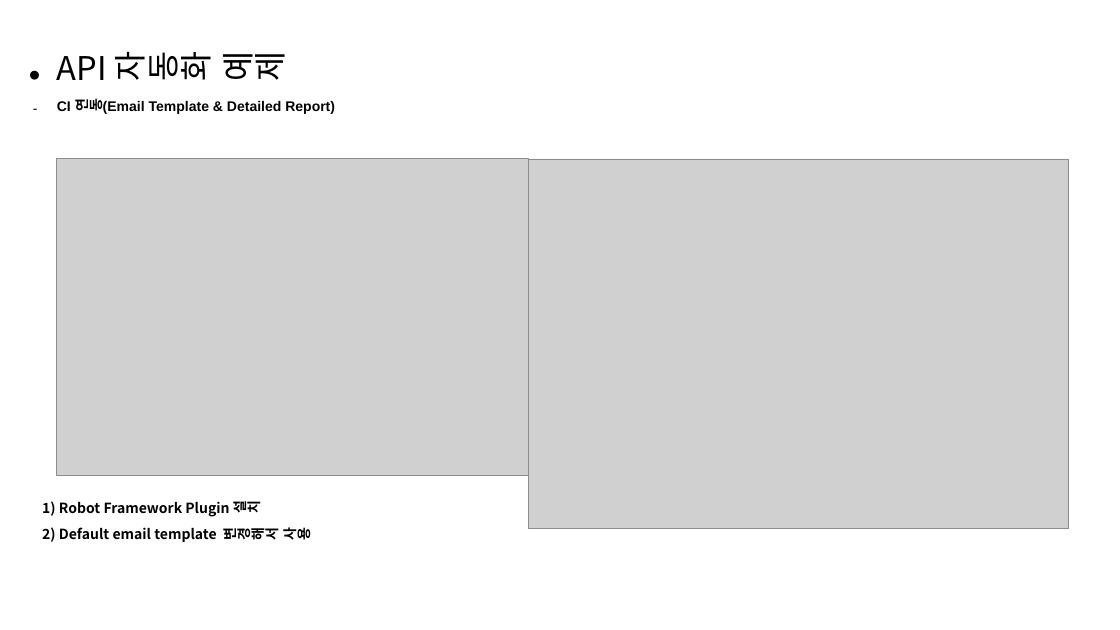
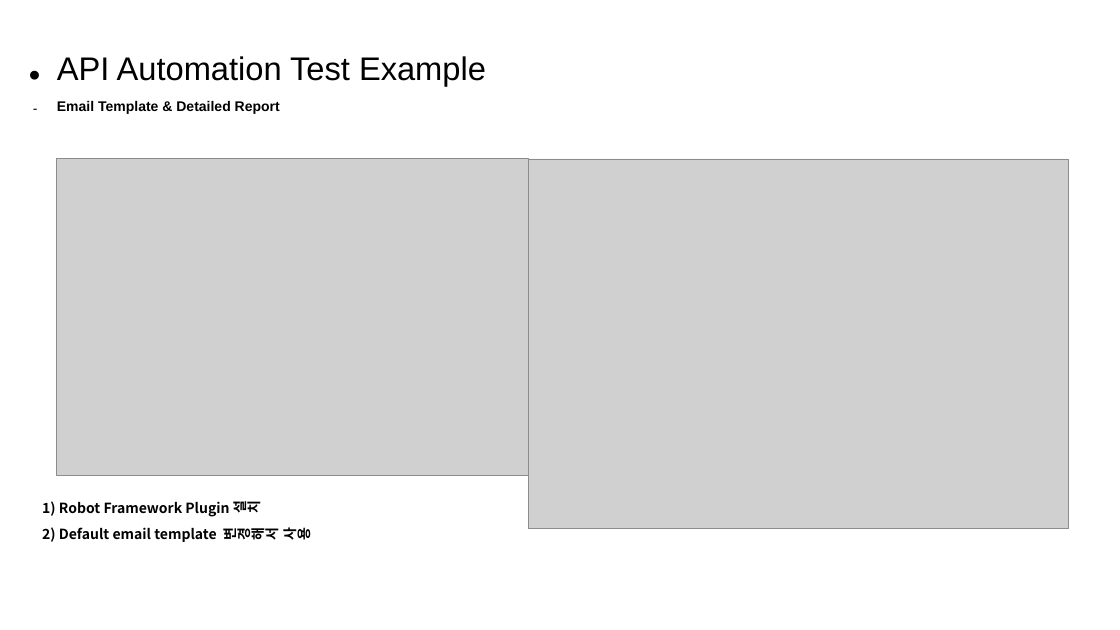
Before and after one commit to msjo49/msjo, a slide deck: slide 12 of portfolio.pptx. Drawn at 1120x630 pixels with LibreOffice and Linux fonts; fonts in the diff are those of the drawing; grey boxes stand for pictures. Boxes give left, top, right and bottom in pixels: in the first picture for what was removed or moved away, otherwise in the second. Text is boxed around its words. In the diff, an @@ line names an element or a change of style, - is before the commit and + after.

```diff
--- a/portfolio.pptx
+++ b/portfolio.pptx
@@ text at (57,56,486,114): text changed @@
-• API 자동화 예제
-– CI 연동(Email Template & Detailed Report)
+• API Automation Test Example
+– Email Template & Detailed Report
```
Also in this commit, not shown: 19 other slides changed.
